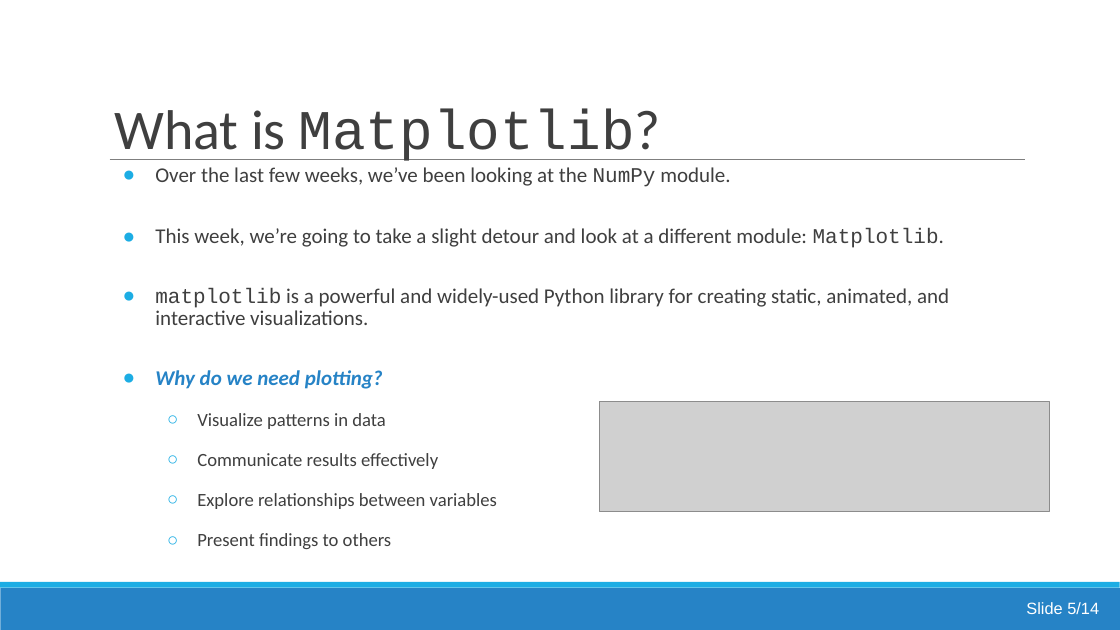
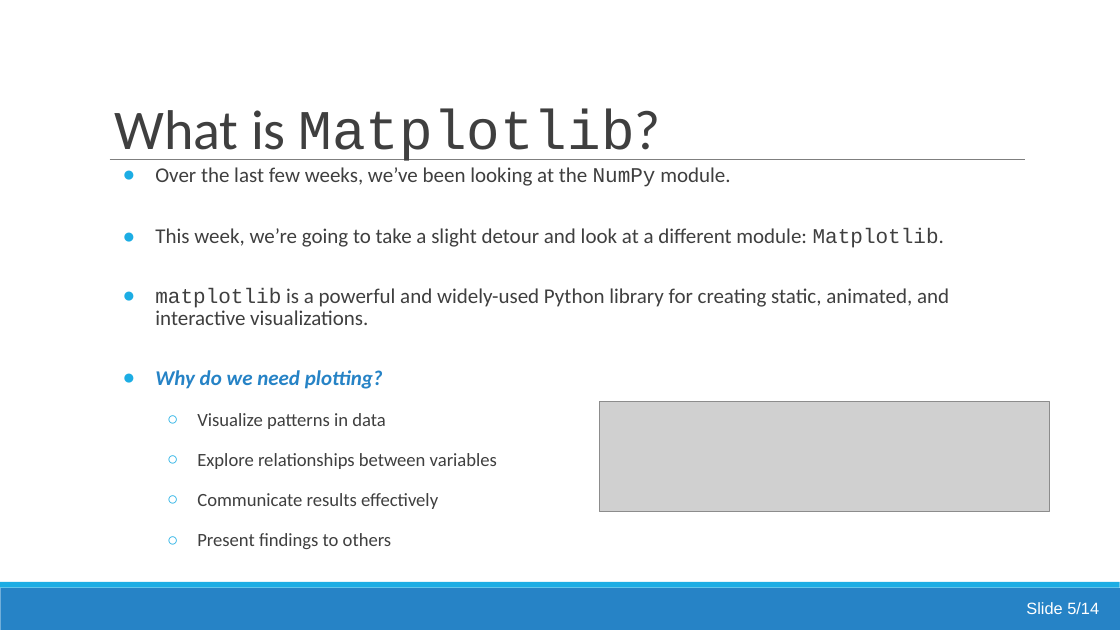
Before and after one commit to jsmartinstats/SCIF10002-2026, a slide deck: slide 18 of 09/Lecture8_intro_matplotlib.pptx (slide 22 before the commit). Drawn at 1120x630 pixels with LibreOffice and Linux fonts; fonts in the diff are those of the drawing; grey boxes stand for pictures. Boxes give left, top, right and bottom in pixels: in the first picture for what was removed or moved away, otherwise in the second. Text is boxed around its words. In the diff, an @@ line names an element or a change of style, - is before the commit and + after.

```diff
--- a/09/Lecture8_intro_matplotlib.pptx
+++ b/09/Lecture8_intro_matplotlib.pptx
@@ text at (197, 453, 497, 469): paragraph added @@
+  ○ Explore relationships between variables
@@ text at (197, 493, 497, 509): paragraph removed @@
-  ○ Explore relationships between variables
```
Also in this commit, not shown: 4 slides removed, 33 other files.
